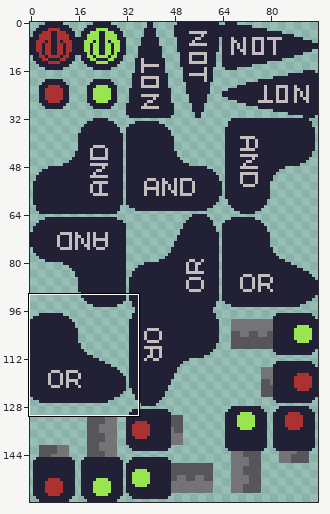
Sprite sheet: Taped Logic/timmysoup/components-Sheet.png. The picture above shows the old version from afar; the outline marks the close-up.
Close-up. First the earlier version:
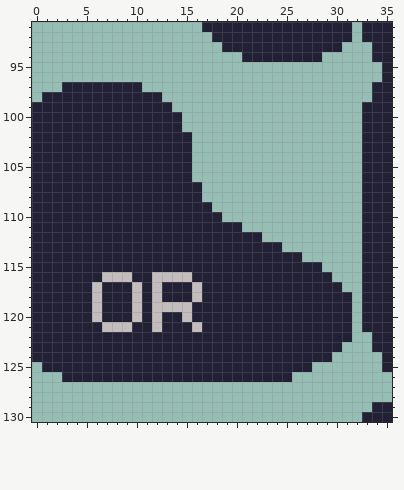
The file is 96x160 pixels. Shown: x 0..35, y 91..130.
After:
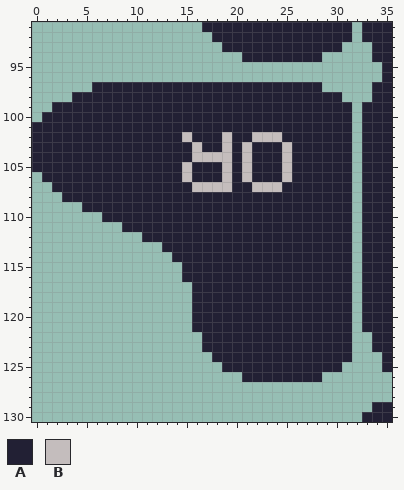
Palette (. is transparent): A #222034  B #c4bdbd
Diff:
{"y":97,"x":3,"old":"AAA","new":"..."}
{"y":97,"x":11,"old":"..................","new":"AAAAAAAAAAAAAAAAAA"}
{"y":98,"x":1,"old":"AAA","new":"..."}
{"y":98,"x":13,"old":"..................","new":"AAAAAAAAAAAAAAAAAA"}
{"y":99,"x":0,"old":"AA","new":".."}
{"y":99,"x":14,"old":"..................","new":"AAAAAAAAAAAAAAAAAA"}
{"y":100,"x":0,"old":"A","new":"."}
{"y":100,"x":15,"old":".................","new":"AAAAAAAAAAAAAAAAA"}
{"y":101,"x":15,"old":".................","new":"AAAAAAAAAAAAAAAAA"}
{"y":102,"x":15,"old":"A................","new":"BAAABAABBBAAAAAAA"}
{"y":103,"x":16,"old":"................","new":"BAABABAAABAAAAAA"}
{"y":104,"x":16,"old":"................","new":"BBBBABAAABAAAAAA"}
{"y":105,"x":15,"old":"A................","new":"BAAABABAAABAAAAAA"}
{"y":106,"x":0,"old":"A","new":"."}
{"y":106,"x":15,"old":"A................","new":"BAAABABAAABAAAAAA"}
{"y":107,"x":0,"old":"AA","new":".."}
{"y":107,"x":16,"old":"A...............","new":"BBBBAABBBAAAAAAA"}
{"y":108,"x":0,"old":"AAA","new":"..."}
{"y":108,"x":17,"old":"...............","new":"AAAAAAAAAAAAAAA"}
{"y":109,"x":0,"old":"AAAAA","new":"....."}
{"y":109,"x":18,"old":"..............","new":"AAAAAAAAAAAAAA"}
{"y":110,"x":0,"old":"AAAAAAA","new":"......."}
{"y":110,"x":19,"old":".............","new":"AAAAAAAAAAAAA"}
{"y":111,"x":0,"old":"AAAAAAAAA","new":"........."}
{"y":111,"x":21,"old":"...........","new":"AAAAAAAAAAA"}
{"y":112,"x":0,"old":"AAAAAAAAAAA","new":"..........."}
{"y":112,"x":23,"old":".........","new":"AAAAAAAAA"}
{"y":113,"x":0,"old":"AAAAAAAAAAAAA","new":"............."}
{"y":113,"x":25,"old":".......","new":"AAAAAAA"}
{"y":114,"x":0,"old":"AAAAAAAAAAAAAA","new":".............."}
{"y":114,"x":27,"old":".....","new":"AAAAA"}
{"y":115,"x":0,"old":"AAAAAAAAAAAAAAA","new":"..............."}
{"y":115,"x":29,"old":"...","new":"AAA"}
{"y":116,"x":0,"old":"AAAAAAABBBAABBBB","new":"...............A"}
{"y":116,"x":30,"old":"..","new":"AA"}
{"y":117,"x":0,"old":"AAAAAABAAABABAAAB","new":"................A"}
{"y":117,"x":31,"old":".","new":"A"}
{"y":118,"x":0,"old":"AAAAAABAAABABAAAB","new":"................A"}
{"y":119,"x":0,"old":"AAAAAABAAABABBBB","new":"................"}
{"y":120,"x":0,"old":"AAAAAABAAABABAAB","new":"................"}
{"y":121,"x":0,"old":"AAAAAAABBBAABAAAB","new":"................A"}
{"y":122,"x":0,"old":"AAAAAAAAAAAAAAAAA","new":"................."}
{"y":123,"x":0,"old":"AAAAAAAAAAAAAAAAA","new":"................."}
{"y":123,"x":31,"old":".","new":"A"}
{"y":124,"x":0,"old":"AAAAAAAAAAAAAAAAAA","new":".................."}
{"y":124,"x":30,"old":"..","new":"AA"}
{"y":125,"x":1,"old":"AAAAAAAAAAAAAAAAAA","new":".................."}
{"y":125,"x":28,"old":"...","new":"AAA"}
{"y":126,"x":3,"old":"AAAAAAAAAAAAAAAAAA","new":".................."}
{"y":126,"x":26,"old":"...","new":"AAA"}
